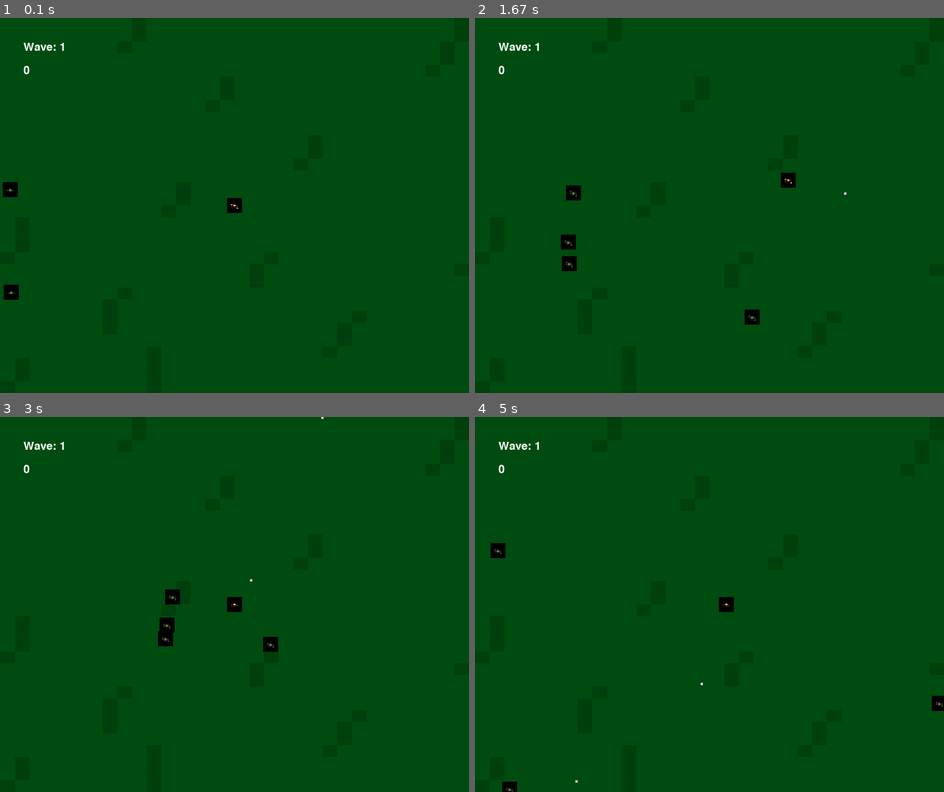
Above: before the commit, frames 1-4 (two rows, left to right).
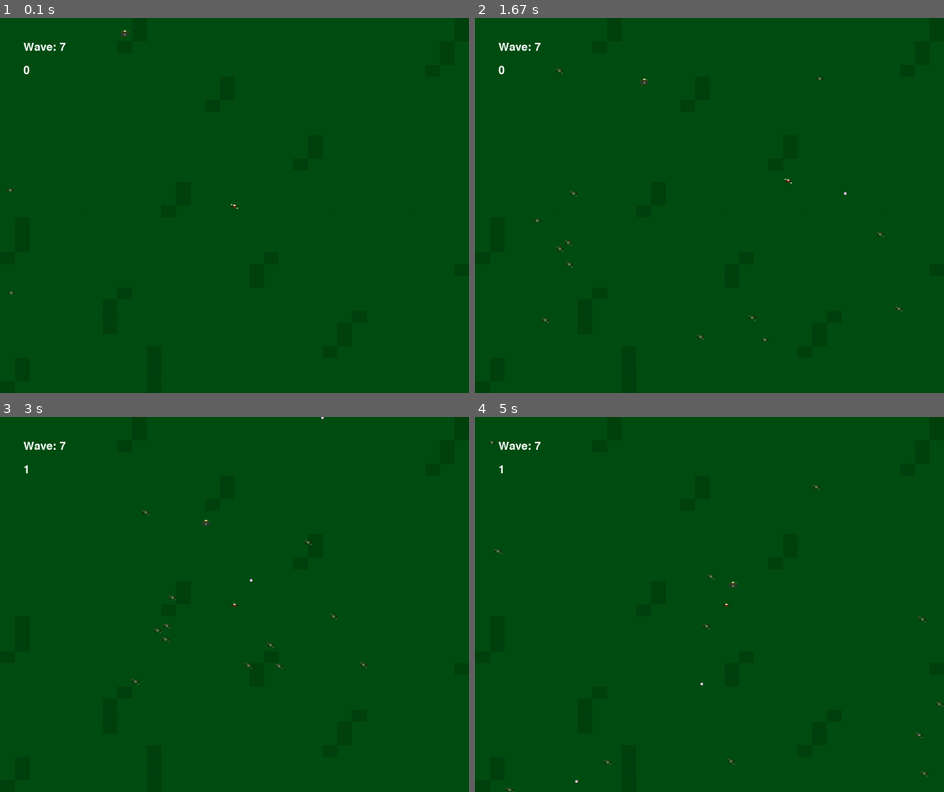
Above: after the commit, the same moments.

Repository: NotMrW/pygamesixtynine
Game: pygame game, started from main.py
Same seed, same stepped clock (60 frames per second), same inputs: the game is played once before the commit and once after it.
Inputs (mouse positions are in pixels of both pictures, inside the frame that each line leads up to):
- Up to frame 1 (0.1 s): no input
- Up to frame 2 (1.67 s): hold Right 0.33-0.8 s; hold Up 0.83-1.13 s; tap Space at 0.9, 1.23, 1.53 s; hold Right 1.17-1.63 s; move the mouse to (859, 194) at 1.2 s
- Up to frame 3 (3 s): hold Left 1.67-2.2 s; move the mouse to (121, 608) at 1.7 s; tap Space at 1.73, 2.03, 2.3, 2.63, 2.93 s; hold Down 2.23-2.53 s; move the mouse to (89, 548) at 2.27 s; hold Left 2.57-2.97 s; move the mouse to (304, 473) at 2.6 s
- Up to frame 4 (5 s): hold Up 3-3.37 s; move the mouse to (765, 638) at 3.03 s; tap Space at 3.07, 3.47, 3.77, 4.13, 4.53, 4.83 s; hold Right 3.4-4.03 s; move the mouse to (718, 477) at 3.43 s; hold Down 4.07-4.43 s; move the mouse to (540, 593) at 4.1 s; hold Left 4.47-4.93 s; move the mouse to (714, 645) at 4.5 s; hold Right from 4.97 s (still down)

The runs differ from the first frame. In frame 1, 0.4% of the frame differs, in the area x 0-52%, y 3-76%; in frame 2, 0.7%; in frame 3, 0.7%, in the area x 5-79%, y 6-72%; in frame 4, 0.6%.

Commit message:
no more black boxes, removed redundancy.

Diff:
--- a/enemy.py
+++ b/enemy.py
@@ -167,7 +167,7 @@
         self.speed = self.settings.speedy_boi_SPEED
 
         self.spritesheet = SpriteSheet(r"sprites\machete.png")
-        self.sprites = self.spritesheet.get_images(0,0,48,48,8)
+        self.sprites = self.spritesheet.get_images(0,0,48,48,1)
         self.image = self.sprites[0]
 
         self.rect = self.image.get_rect()
--- a/main.py
+++ b/main.py
@@ -53,7 +53,7 @@
         self.speedy_bois_spawned = 0
         self.speedy_bois_killed = 0
 
-        self.wave_number = 1
+        self.wave_number = 7
         self.wave_surface = self.font.render(f"Wave: {self.wave_number}", True, (255, 255, 255))
         self.spawn_counter = 0
         self.level_threshold = 5 + 5*self.wave_number
@@ -67,9 +67,7 @@
 
         self.running = True #I guess we can have a loop for the gaem...dwa
 
-    def draw(self,game):
-        """Draw da Gaem"""
-        pygame.draw.rect(game.screen, self.color, self.rect)
+
 
     def run(self):
         """"Da function to run da gaem"""
--- a/spritesheet.py
+++ b/spritesheet.py
@@ -6,6 +6,7 @@
 
     SS_REFERENCE = (457, 1)
     def __init__(self, file_name):
+
         self.sprite_sheet = pygame.image.load(file_name).convert_alpha()
 
 
@@ -14,6 +15,9 @@
         image = pygame.Surface((width, height))
         image.blit(self.sprite_sheet, (0, 0), (x, y, width, height))
         image = pygame.transform.scale(image, (width * settings.SCALE_FACTOR, height * settings.SCALE_FACTOR))
+        image.set_colorkey((0, 0, 0))
+        image.convert_alpha()
+
         return image
 
     def get_images(self, xi, yi, width, height, number_of_frames):
